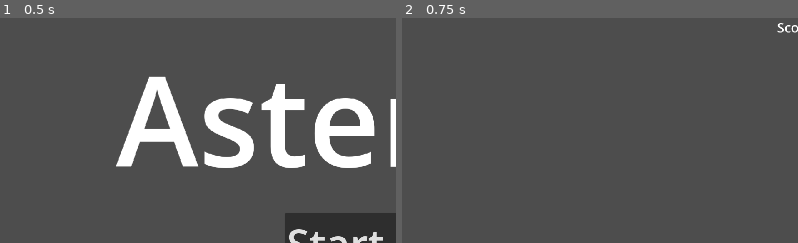
Above: before the commit, frames 1-2 (left to right).
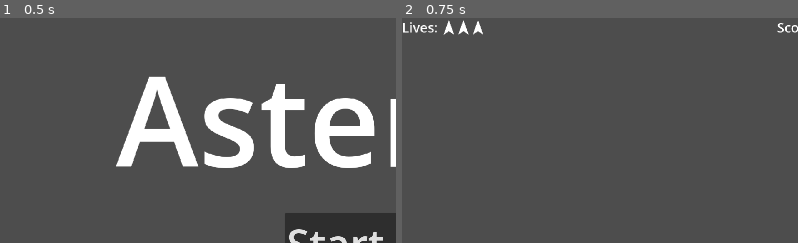
Above: after the commit, the same moments.

Repository: CoilSeb/AsteroidsWorkshop
Game: Godot game, scene res://Scenes/Start_Screen/Start_Screen.tscn
The game is run twice, just before and just after one commit, with the same random seed, the same clock (stepped at 60 frames per second) and the same inputs.
Inputs:
- Up to frame 1 (0.5 s): no input
- Up to frame 2 (0.75 s): click "Start Game" at 0.5 s
The pictures show only the part of the screen within x 0-50%, y 0-50%; the shares and areas given below are measured in that part.

Frame 1 is identical in both runs. In frame 2, 0.4% of the frame differs, in the area x 0-21%, y 0-8%.

Commit message:
Add score increase and player damage signals

Diff:
--- a/Global Scripts/Globals.gd
+++ b/Global Scripts/Globals.gd
@@ -1,13 +1,15 @@
 extends Node
 
 var score: int
+var lives = 3
 
 signal increase_score(value)
+signal take_damage(player)
 
 
 func _ready():
 	pass # Replace with function body.
 
 
-func _process(delta):
+func _process(_delta):
 	pass
--- a/Scenes/Large_Asteroid/Large_Asteroid.gd
+++ b/Scenes/Large_Asteroid/Large_Asteroid.gd
@@ -36,6 +36,7 @@
 
 
 func destroy():
+	Globals.increase_score.emit(100)
 	call_deferred("create_and_add_asteroids")
 
 
--- a/Scenes/Medium_Asteroid/Medium_Asteroid.gd
+++ b/Scenes/Medium_Asteroid/Medium_Asteroid.gd
@@ -36,6 +36,7 @@
 
 
 func destroy():
+	Globals.increase_score.emit(200)
 	call_deferred("create_and_add_asteroids")
 
 
--- a/Scenes/Player/Player.gd
+++ b/Scenes/Player/Player.gd
@@ -43,3 +43,7 @@
 		bulletInstance.global_position = global_position  # Set the bullet's position
 		bulletInstance.direction = Vector2.UP.rotated(rotation)  # Set the bullet's direction
 		shoot_timer.start(0.35)
+
+
+func _on_area_2d_area_entered(_area):
+	Globals.take_damage.emit(self)
--- a/Scenes/Player/Player.tscn
+++ b/Scenes/Player/Player.tscn
@@ -24,9 +24,12 @@
 autostart = true
 
 [node name="Area2D" type="Area2D" parent="."]
+collision_mask = 4
 
 [node name="CollisionPolygon2D" type="CollisionPolygon2D" parent="Area2D"]
 position = Vector2(0, -6.87392)
 scale = Vector2(1, 0.934783)
 build_mode = 1
 polygon = PackedVector2Array(0, -60.0418, -64, 75.8186, 0, 42.6558, 64, 75.8186)
+
+[connection signal="area_entered" from="Area2D" to="." method="_on_area_2d_area_entered"]
--- a/Scenes/UI/UI.gd
+++ b/Scenes/UI/UI.gd
@@ -3,12 +3,30 @@
 
 func _ready():
 	Globals.connect("increase_score", update_score)
+	Globals.connect("take_damage", update_lives)
 
 
-func _process(delta):
+func _process(_delta):
 	pass
 
 
 func update_score(value):
 	Globals.score += value
 	$Score_Label.text = "Score: " + str(Globals.score)
+
+
+func update_lives(player):
+	Globals.lives -= 1
+	if Globals.lives == 2:
+		$Life3_Texture.visible = false
+		player.position = Vector2(960,540)
+		player.velocity = Vector2(0,0)
+		player.rotation = 0
+	elif Globals.lives == 1:
+		player.position = Vector2(960,540)
+		player.velocity = Vector2(0,0)
+		player.rotation = 0
+		$Life2_Texture.visible = false
+	elif Globals.lives == 0:
+		player.queue_free()
+		$Life1_Texture.visible = false
--- a/Scenes/UI/UI.tscn
+++ b/Scenes/UI/UI.tscn
@@ -1,6 +1,7 @@
-[gd_scene load_steps=2 format=3 uid="uid://d0i3bx4xotdp4"]
+[gd_scene load_steps=3 format=3 uid="uid://d0i3bx4xotdp4"]
 
 [ext_resource type="Script" path="res://Scenes/UI/UI.gd" id="1_7bnfo"]
+[ext_resource type="Texture2D" uid="uid://cy2p3man040cg" path="res://Sprites/Player-1.png.png" id="2_w50yf"]
 
 [node name="UI" type="CanvasLayer"]
 script = ExtResource("1_7bnfo")
@@ -15,3 +16,35 @@
 grow_horizontal = 2
 theme_override_font_sizes/font_size = 32
 text = "Score: 0"
+
+[node name="Lives_Text_Label" type="Label" parent="."]
+offset_right = 94.0
+offset_bottom = 45.0
+theme_override_font_sizes/font_size = 32
+text = "Lives: "
+horizontal_alignment = 1
+vertical_alignment = 1
+
+[node name="Life1_Texture" type="TextureRect" parent="."]
+offset_left = 100.0
+offset_top = 5.0
+offset_right = 125.0
+offset_bottom = 40.0
+texture = ExtResource("2_w50yf")
+expand_mode = 1
+
+[node name="Life2_Texture" type="TextureRect" parent="."]
+offset_left = 135.0
+offset_top = 5.0
+offset_right = 160.0
+offset_bottom = 40.0
+texture = ExtResource("2_w50yf")
+expand_mode = 1
+
+[node name="Life3_Texture" type="TextureRect" parent="."]
+offset_left = 170.0
+offset_top = 5.0
+offset_right = 195.0
+offset_bottom = 40.0
+texture = ExtResource("2_w50yf")
+expand_mode = 1
Not shown, changed: Markdown.md
